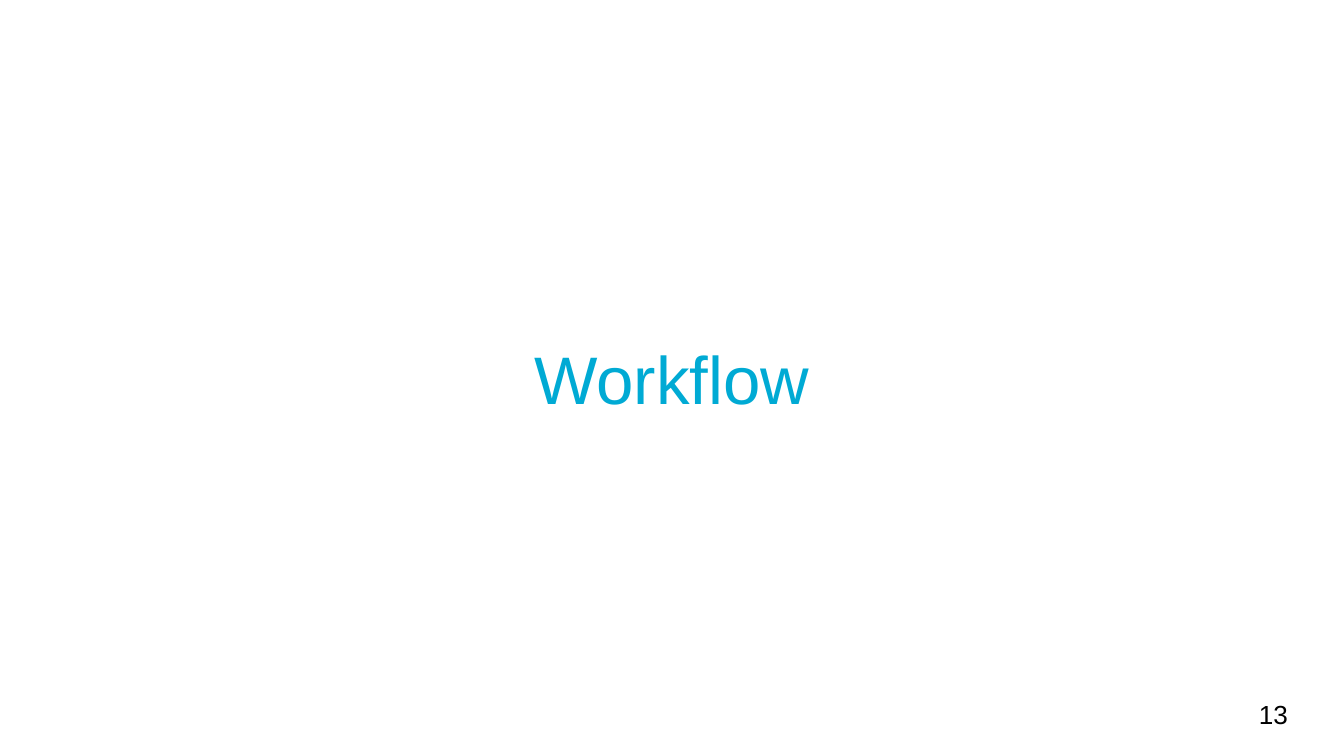
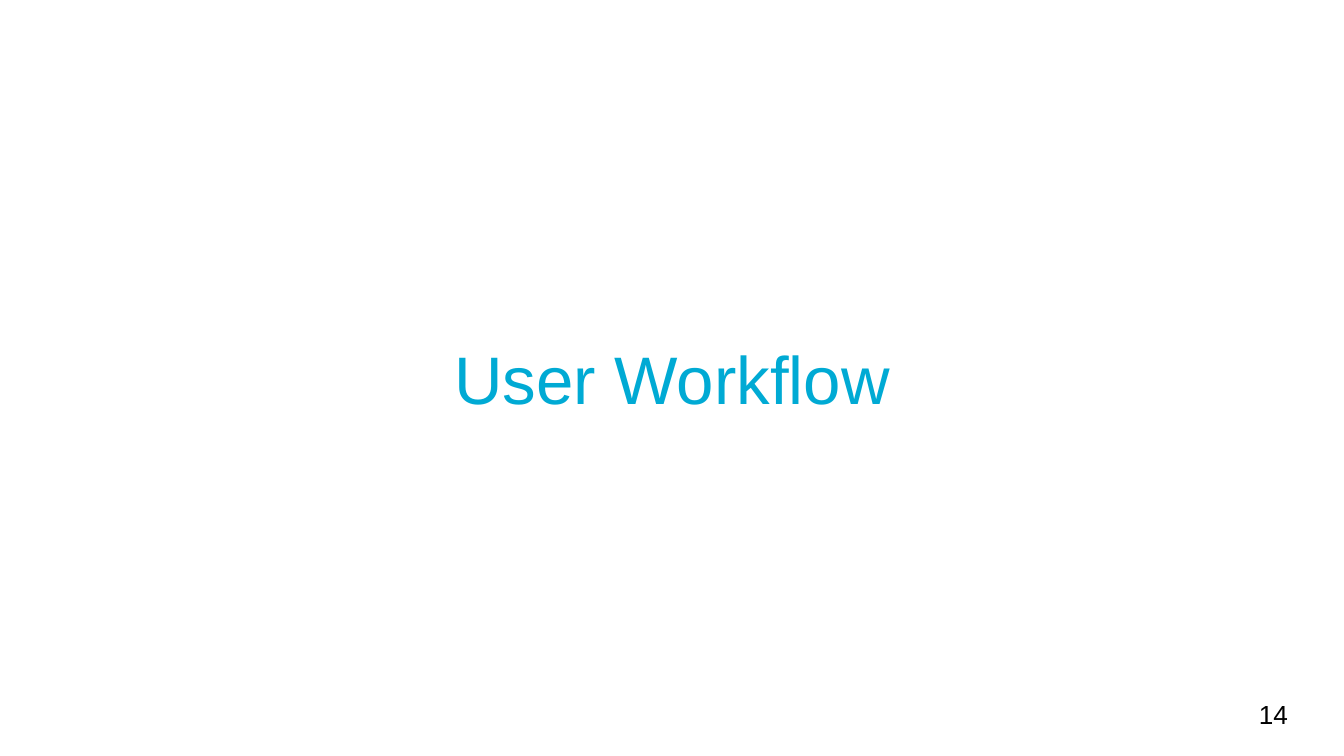
Before and after one commit to gisquick/gisquick-doc, a slide deck: slide 14 of presentations/lets-share-gis-much-quicker.odp (slide 13 before the commit). Drawn at 1344x756 pixels with LibreOffice and Linux fonts; fonts in the diff are those of the drawing. Boxes give left, top, right and bottom in pixels: in the first picture for what was removed or moved away, otherwise in the second. Text is boxed around its words. In the diff, an @@ line names an element or a change of style, - is before the commit and + after.

```diff
--- a/presentations/lets-share-gis-much-quicker.odp
+++ b/presentations/lets-share-gis-much-quicker.odp
@@ title at (x1=454, y1=355, x2=890, y2=405): text changed @@
-Workflow
+User Workflow
@@ page number at (x1=1259, y1=706, x2=1288, y2=724): text changed @@
-13
+14
```
Also in this commit, not shown: 7 other slides changed, 7 slides added.
